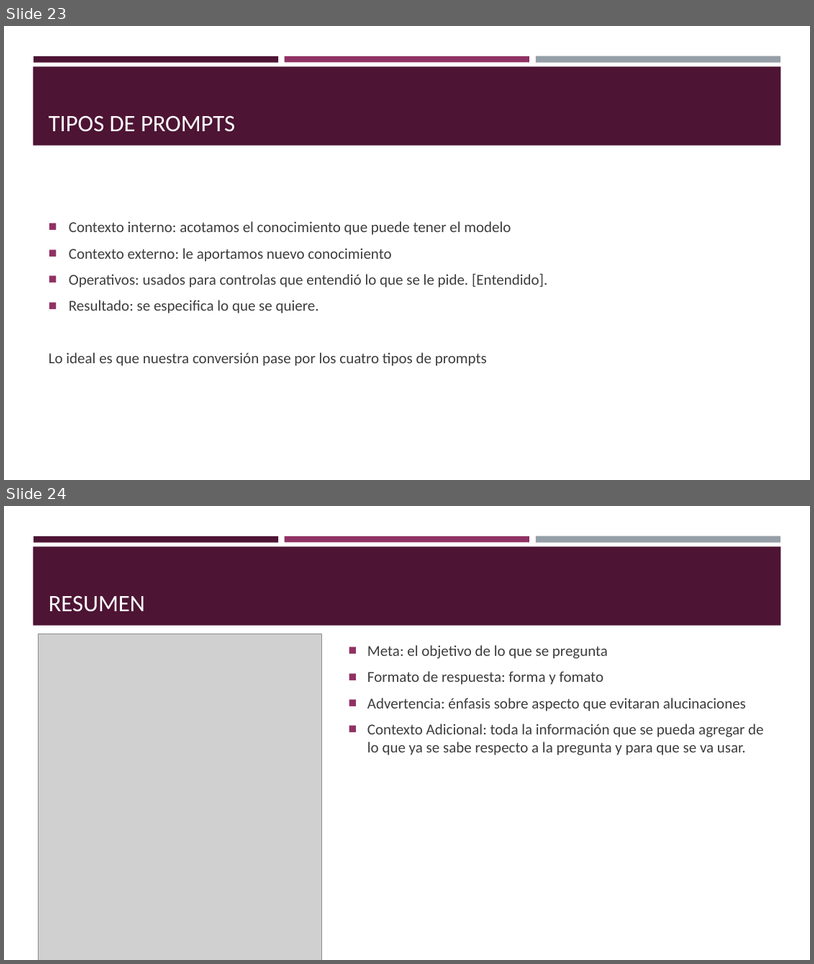
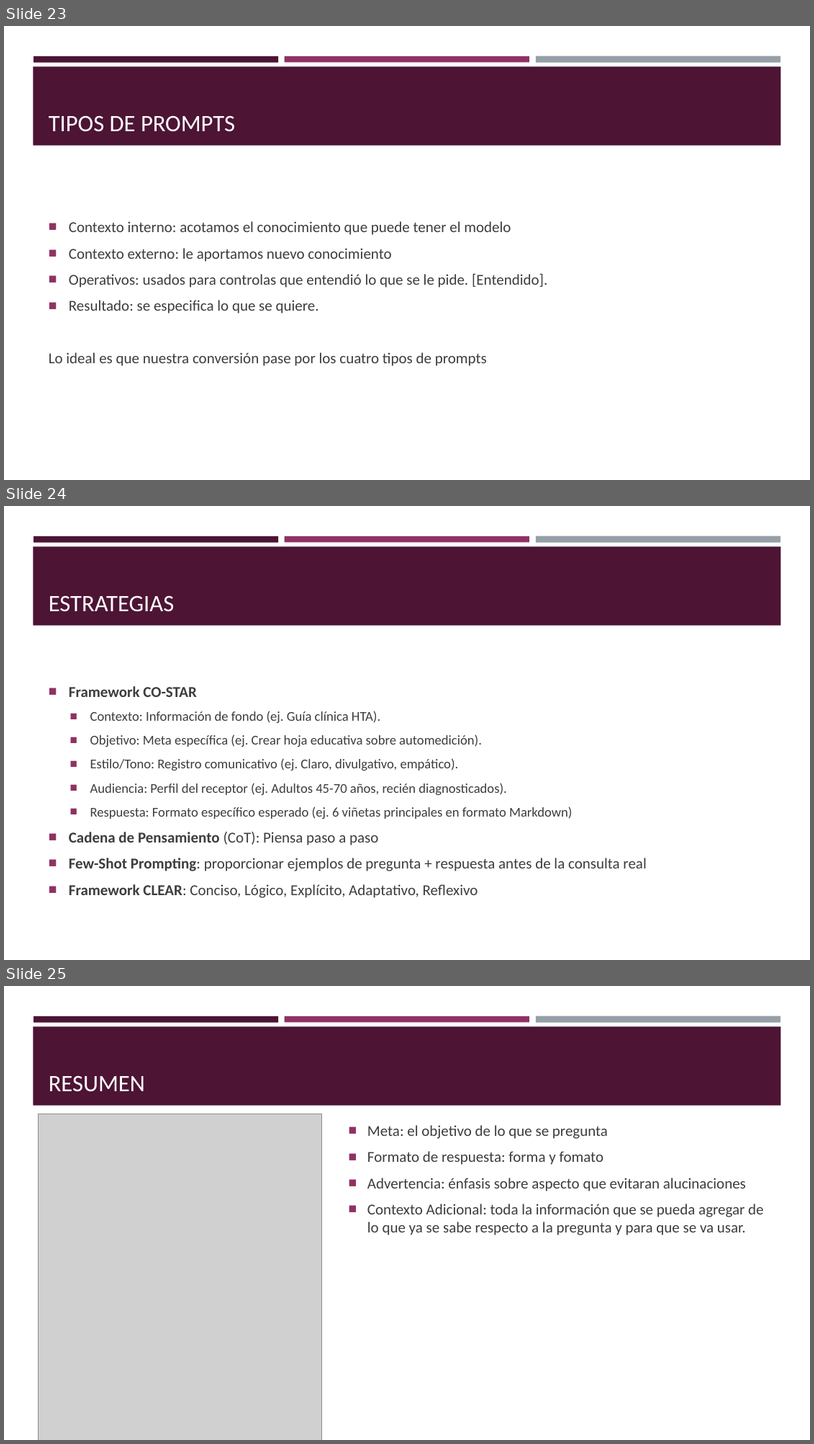
Before and after one commit to jmchema/curso_chatgpt, a slide deck: Introducción a chatgpt.pptx. Shown one above the other, each under a label of ours: slides 23 and 24 before the commit, slides 23, 24 and 25 after it. The pictures are 814x964 and 814x1444 pixels, drawn with LibreOffice and Linux fonts; fonts in the diff are those of the drawing; grey boxes stand for pictures. Boxes give left, top, right and bottom in pixels: in the first picture for what was removed or moved away, otherwise in the second. Text is boxed around its words. In the diff, an @@ line names an element or a change of style, - is before the commit and + after.

```diff
--- a/Introducción a chatgpt.pptx
+++ b/Introducción a chatgpt.pptx
@@ slide 24 added at (4,506,810,960), background #FFFFFF; not listed: 4 template elements that a slide beside it also shows @@
@@ title added at (49,596,174,612), 28 pt, text #FFFFFF @@
+ESTRATEGIAS
@@ text added at (69,686,646,898), 16 pt, text #3D3D3D @@
+■ Framework CO-STAR
+  ■ Contexto: Información de fondo (ej. Guía clínica HTA).
+  ■ Objetivo: Meta específica (ej. Crear hoja educativa sobre automedición).
+  ■ Estilo/Tono: Registro comunicativo (ej. Claro, divulgativo, empático).
+  ■ Audiencia: Perfil del receptor (ej. Adultos 45-70 años, recién diagnosticados).
+  ■ Respuesta: Formato específico esperado (ej. 6 viñetas principales en formato Markdown)
+■ Cadena de Pensamiento (CoT): Piensa paso a paso
+■ Few-Shot Prompting: proporcionar ejemplos de pregunta + respuesta antes de la consulta real
+■ Framework CLEAR: Conciso, Lógico, Explícito, Adaptativo, Reflexivo
@@ what was slide 24 is now slide 25 @@
```
Also in this commit, not shown: 12 slides changed, 1 other file.
